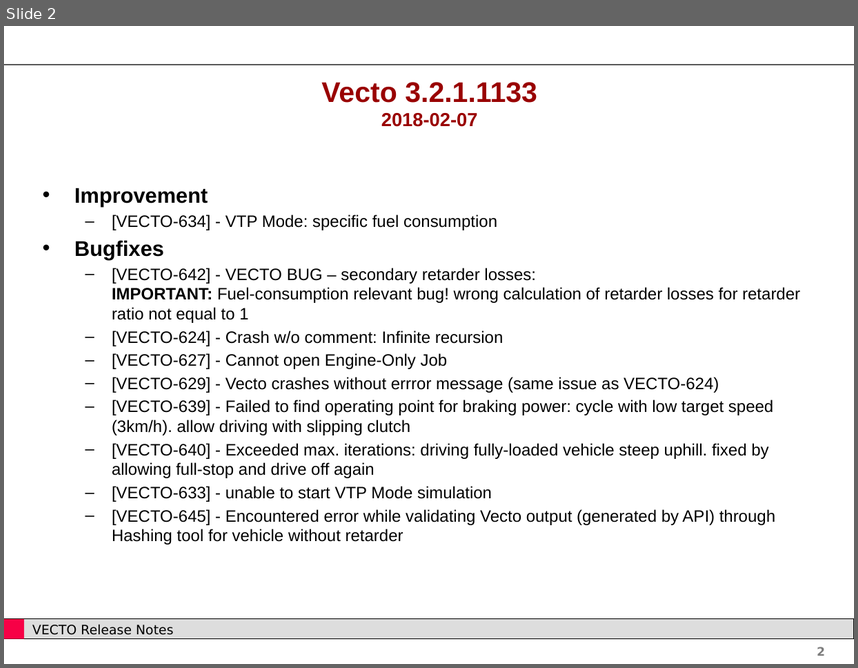
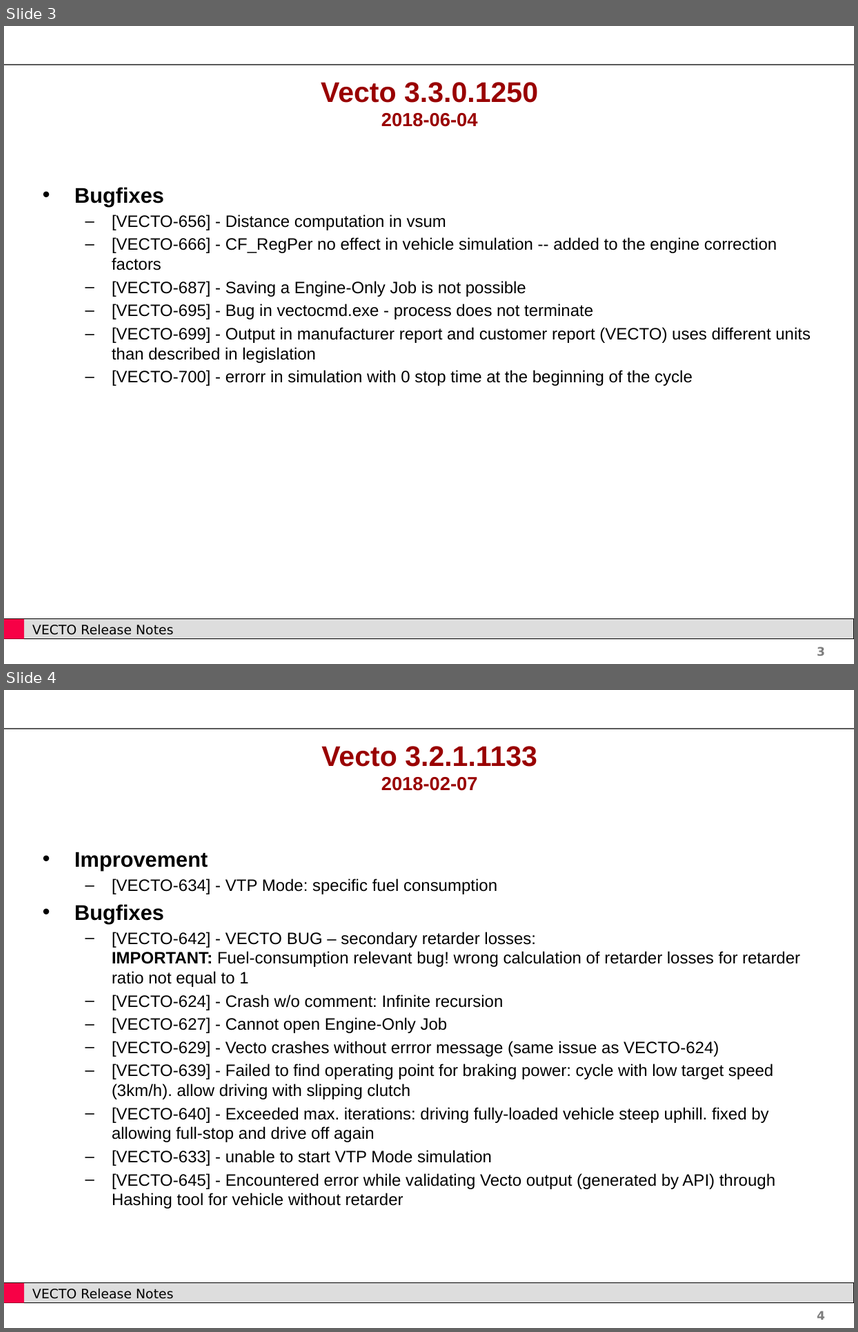
Before and after one commit to tanawadeatharva/BharatVECTO, a slide deck: Documentation/User Manual Source/Release Notes Vecto3.x.pptx. Shown one above the other, each under a label of ours: slide 2 before the commit, slides 3 and 4 after it. The pictures are 858x668 and 858x1332 pixels, drawn with LibreOffice and Linux fonts; fonts in the diff are those of the drawing; background and template pictures are left out. Boxes give left, top, right and bottom in pixels: in the first picture for what was removed or moved away, otherwise in the second. Text is boxed around its words. In the diff, an @@ line names an element or a change of style, - is before the commit and + after.

```diff
--- a/Documentation/User Manual Source/Release Notes Vecto3.x.pptx
+++ b/Documentation/User Manual Source/Release Notes Vecto3.x.pptx
@@ slide 3 added at box(4, 26, 854, 664), background #FFFFFF; not listed: 5 template elements that a slide beside it also shows @@
@@ title added at box(321, 82, 538, 127), 24 pt, text #990000, bold @@
+Vecto 3.3.0.1250
+2018-06-04
@@ text added at box(74, 187, 811, 385), 14 pt, text #000000 @@
+• Bugfixes
+  – [VECTO-656] - Distance computation in vsum
+  – [VECTO-666] - CF_RegPer no effect in vehicle simulation -- added to the engine correction factors
+  – [VECTO-687] - Saving a Engine-Only Job is not possible
+  – [VECTO-695] - Bug in vectocmd.exe - process does not terminate
+  – [VECTO-699] - Output in manufacturer report and customer report (VECTO) uses different units than described in legislation
+  – [VECTO-700] - errorr in simulation with 0 stop time at the beginning of the cycle
@@ what was slide 2 is now slide 4 @@
@@ page number at box(817, 1310, 825, 1319): text changed @@
-2
+4
```
Also in this commit, not shown: 1 slide changed, 1 other slide added, 4 other files.
